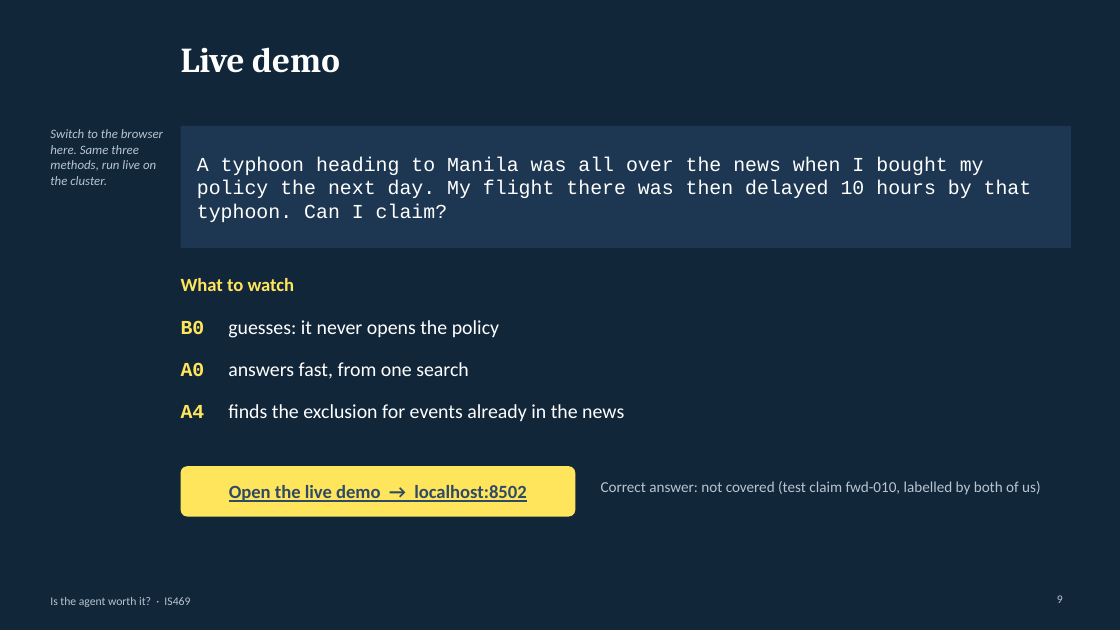
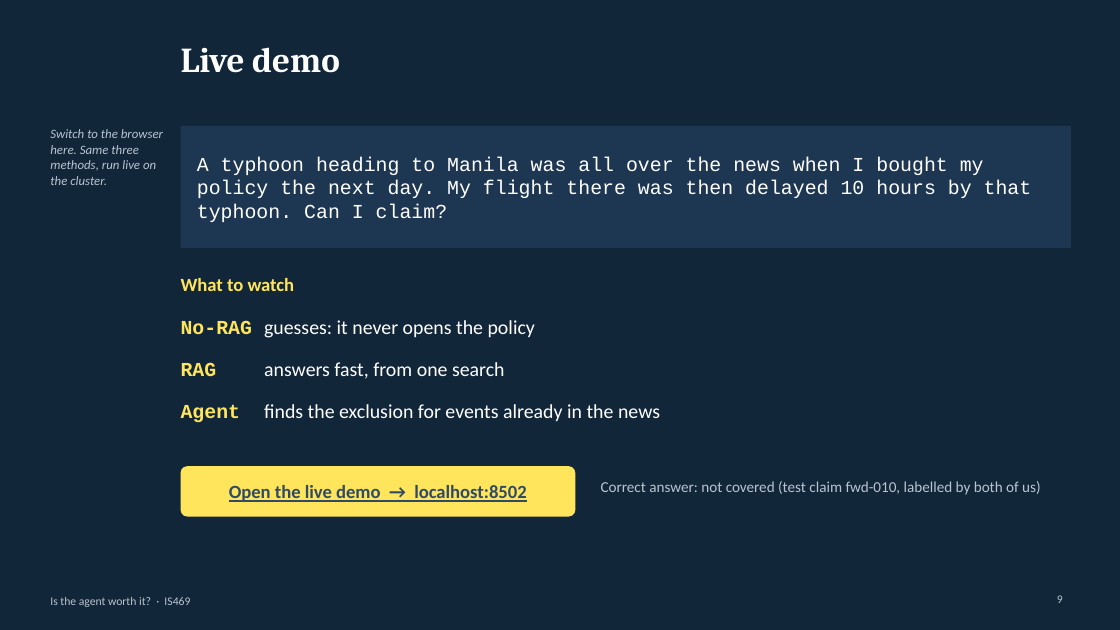
Before and after one commit to yezhan58-oss/insurance_policy_checker-rag, a slide deck: slide 9 of docs/IS469_presentation.pptx. Drawn at 1120x630 pixels with LibreOffice and Linux fonts; fonts in the diff are those of the drawing. Boxes give left, top, right and bottom in pixels: in the first picture for what was removed or moved away, otherwise in the second. Text is boxed around its words. In the diff, an @@ line names an element or a change of style, - is before the commit and + after.

Commit message:
Use setup names (Simple RAG, Workflow agent, ...) instead of codes on slides, script, demo and charts

```diff
--- a/docs/IS469_presentation.pptx
+++ b/docs/IS469_presentation.pptx
@@ text at [181,320,535,338]: text changed @@
-B0 guesses: it never opens the policy
+No-RAG guesses: it never opens the policy
@@ text at [181,362,505,379]: text changed @@
-A0 answers fast, from one search
+RAG answers fast, from one search
@@ text at [181,404,660,423]: text changed @@
-A4 finds the exclusion for events already in the news
+Agent finds the exclusion for events already in the news
```
Also in this commit, not shown: 6 other slides changed, 10 other files.
